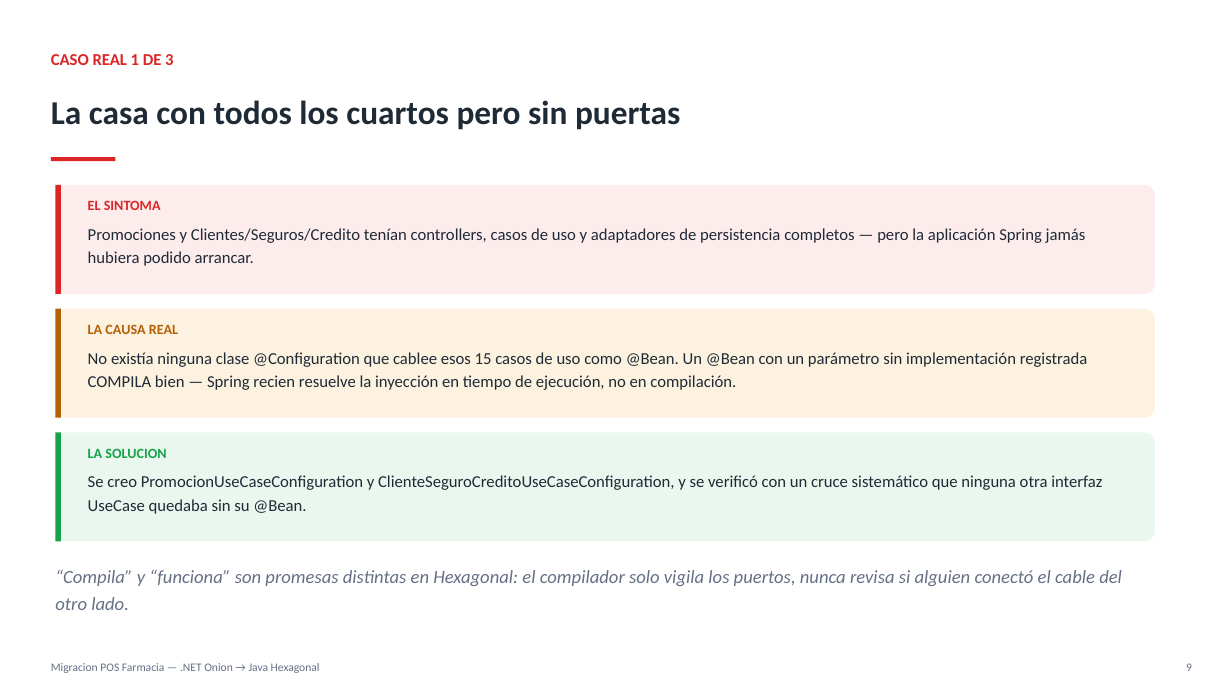
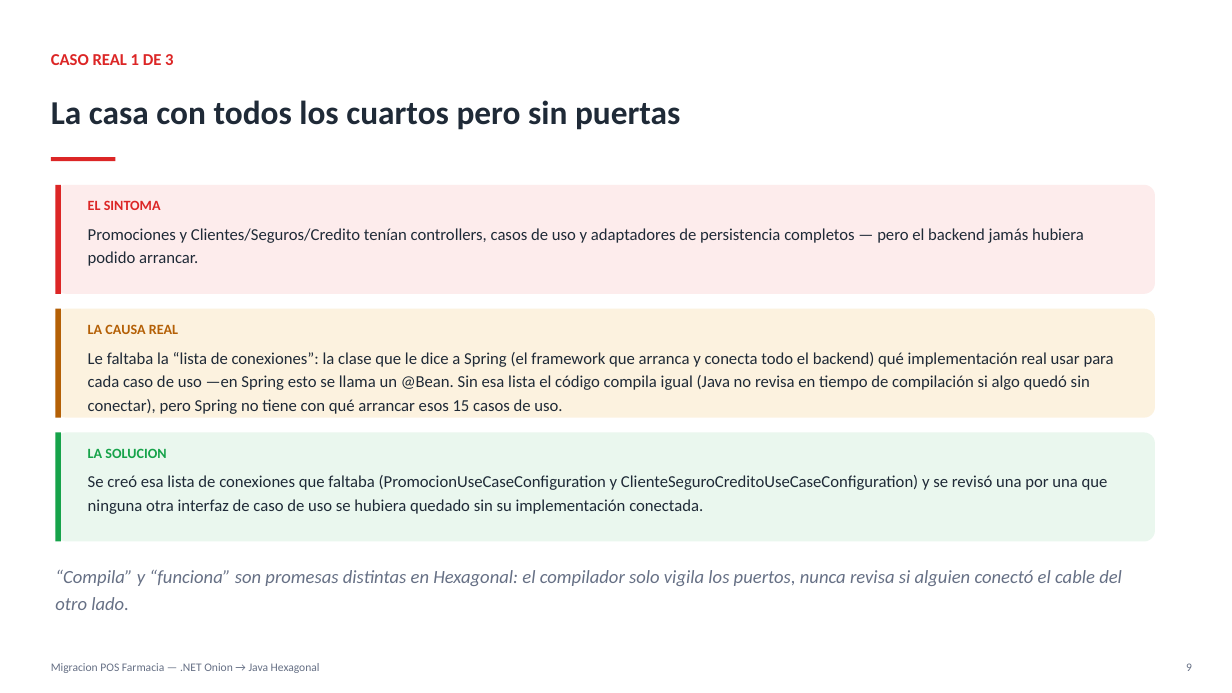
Before and after one commit to DavidXavi/farmacia_post_venta_hexagonal, a slide deck: slide 9 of docs/Complejidad_Migracion_NET_a_Java_Hexagonal.pptx. Drawn at 1232x693 pixels with LibreOffice and Linux fonts; fonts in the diff are those of the drawing. Boxes give left, top, right and bottom in pixels: in the first picture for what was removed or moved away, otherwise in the second. Text is boxed around its words. In the diff, an @@ line names an element or a change of style, - is before the commit and + after.

```diff
--- a/docs/Complejidad_Migracion_NET_a_Java_Hexagonal.pptx
+++ b/docs/Complejidad_Migracion_NET_a_Java_Hexagonal.pptx
@@ text at (88,228,1084,266): text changed @@
-Promociones y Clientes/Seguros/Credito tenían controllers, casos de uso y adaptadores de persistencia completos — pero la aplicación Spring jamás hubiera podido arrancar.
+Promociones y Clientes/Seguros/Credito tenían controllers, casos de uso y adaptadores de persistencia completos — pero el backend jamás hubiera podido arrancar.
@@ text at (88,352,1114,414): text changed @@
-No existía ninguna clase @Configuration que cablee esos 15 casos de uso como @Bean. Un @Bean con un parámetro sin implementación registrada COMPILA bien — Spring recien resuelve la inyección en tiempo de ejecución, no en compilación.
+Le faltaba la “lista de conexiones”: la clase que le dice a Spring (el framework que arranca y conecta todo el backend) qué implementación real usar para cada caso de uso —en Spring esto se llama un @Bean. Sin esa lista el código compila igual (Java no revisa en tiempo de compilación si algo quedó sin conectar), pero Spring no tiene con qué arrancar esos 15 casos de uso.
@@ text at (88,475,1108,514): text changed @@
-Se creo PromocionUseCaseConfiguration y ClienteSeguroCreditoUseCaseConfiguration, y se verificó con un cruce sistemático que ninguna otra interfaz UseCase quedaba sin su @Bean.
+Se creó esa lista de conexiones que faltaba (PromocionUseCaseConfiguration y ClienteSeguroCreditoUseCaseConfiguration) y se revisó una por una que ninguna otra interfaz de caso de uso se hubiera quedado sin su implementación conectada.
```
Also in this commit, not shown: 6 other slides changed, 1 slide removed.
